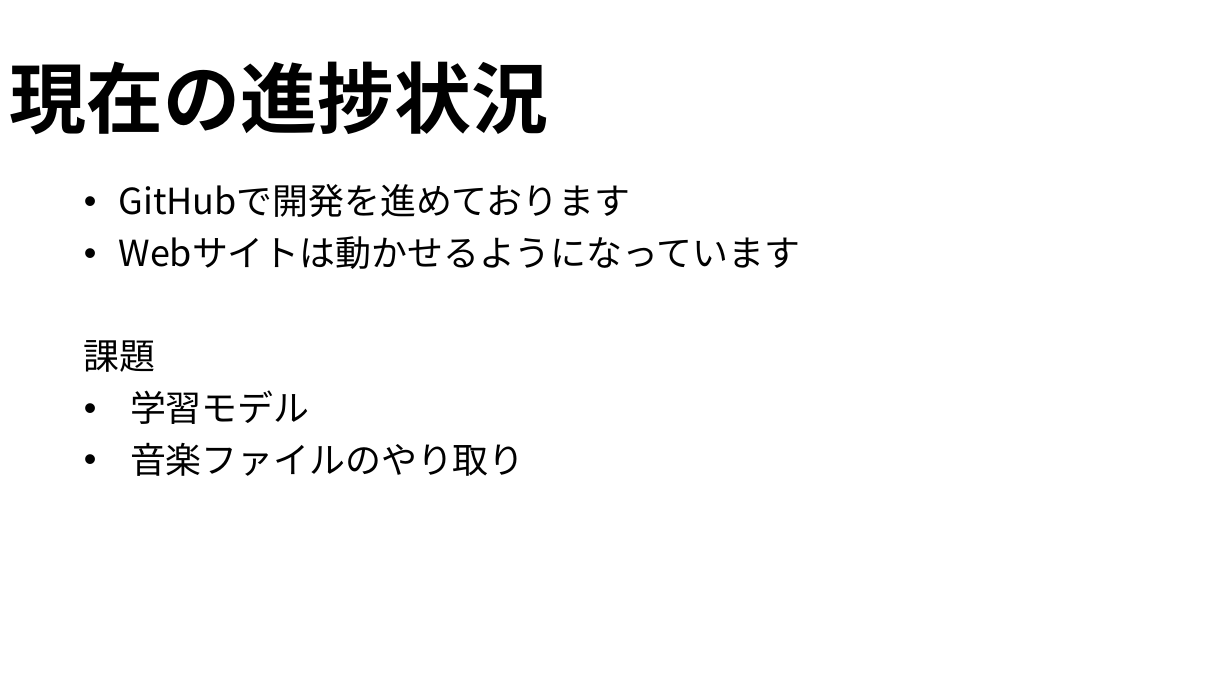
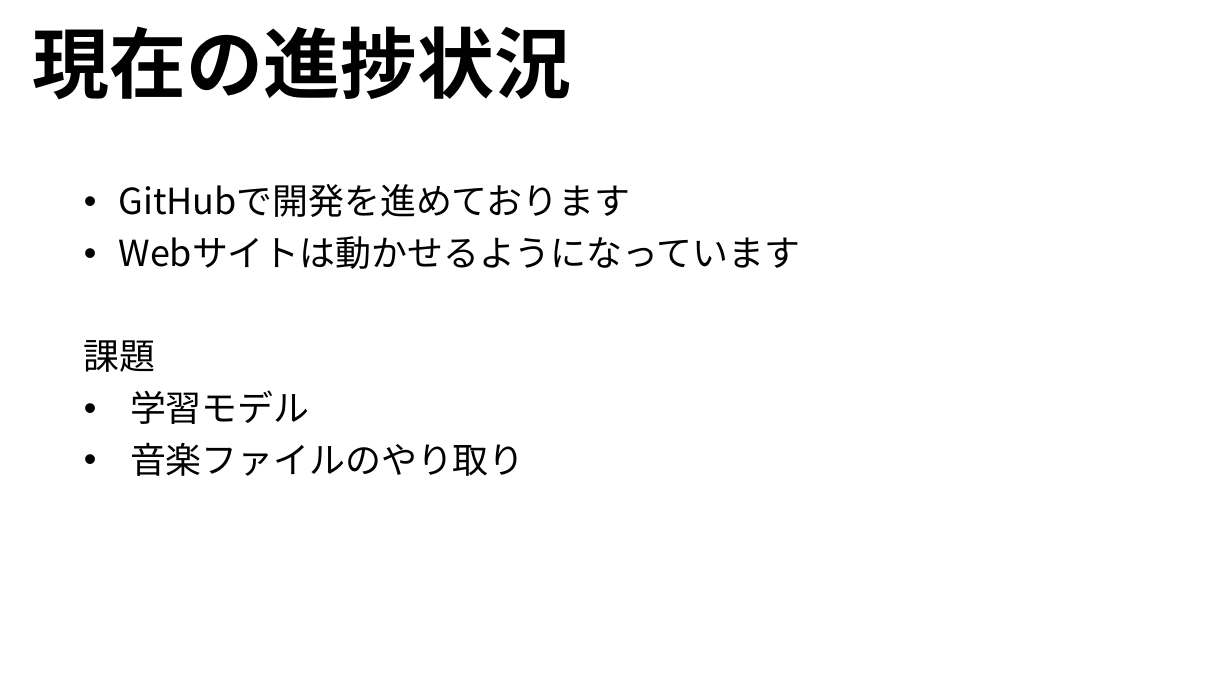
Before and after one commit to yoshitake266/bitComposer_prj, a slide deck: slide 15 of presentation/bit Composer.pptx. Drawn at 1232x693 pixels with LibreOffice and Linux fonts; fonts in the diff are those of the drawing. Boxes give left, top, right and bottom in pixels: in the first picture for what was removed or moved away, otherwise in the second. Text is boxed around its words. In the diff, an @@ line names an element or a change of style, - is before the commit and + after.

```diff
--- a/presentation/bit Composer.pptx
+++ b/presentation/bit Composer.pptx
@@ title "現在の進捗状況": place and size @@
-title "現在の進捗状況" at [9, 61, 548, 135]
+title "現在の進捗状況" at [32, 26, 571, 100]
```
Also in this commit, not shown: 3 other slides changed, 2 slides added, 2 slides removed.
